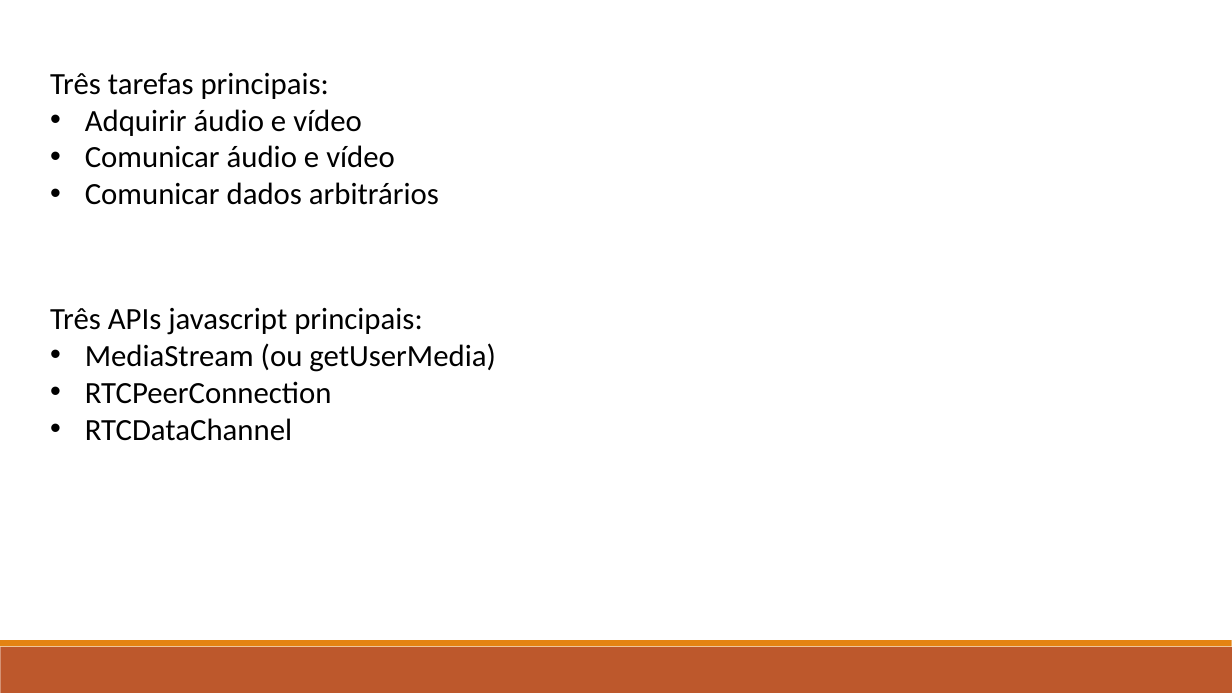
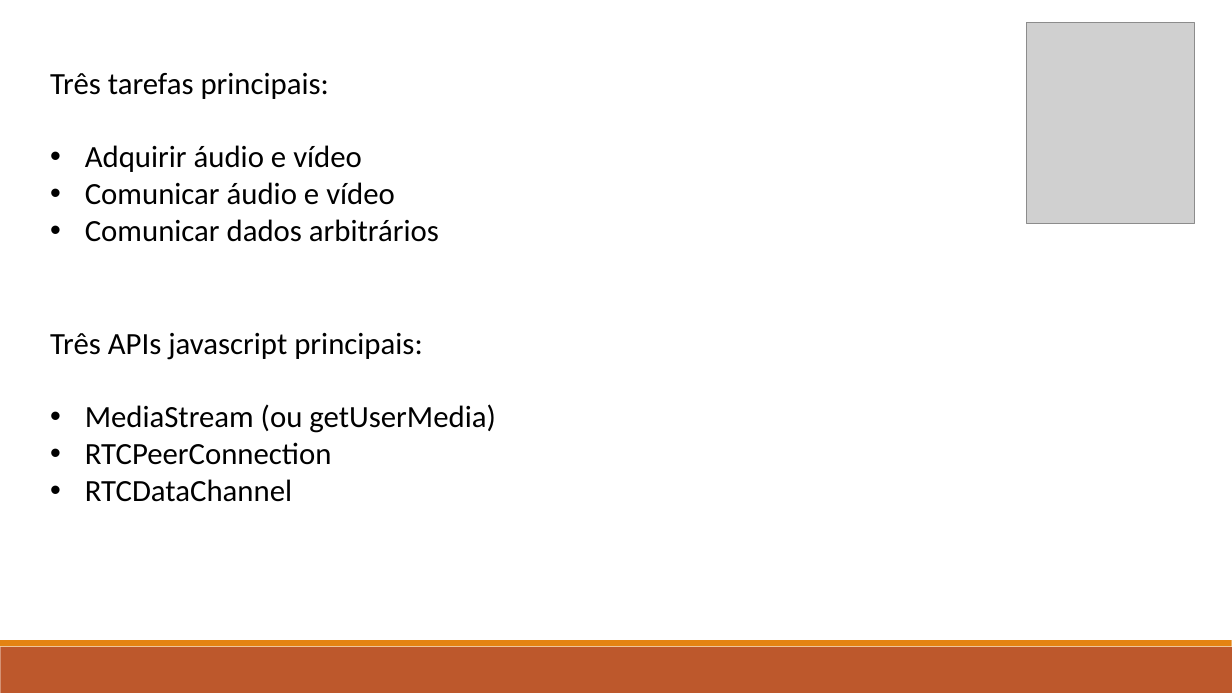
Before and after one commit to marcorlsrodrigues/pwc, a slide deck: slide 5 of WebRTC File Transfer - Marco Rodrigues.pptx (slide 4 before the commit). Drawn at 1232x693 pixels with LibreOffice and Linux fonts; fonts in the diff are those of the drawing; grey boxes stand for pictures. Boxes give left, top, right and bottom in pixels: in the first picture for what was removed or moved away, otherwise in the second. Text is boxed around its words. In the diff, an @@ line names an element or a change of style, - is before the commit and + after.

```diff
--- a/WebRTC File Transfer - Marco Rodrigues.pptx
+++ b/WebRTC File Transfer - Marco Rodrigues.pptx
@@ picture added at (1027,23,1195,224) @@
@@ text "Três tarefas principais:" rewrapped from (50,73,439,205) to (50,73,439,242) @@
@@ text "Três APIs javascript principais:" rewrapped from (50,308,495,441) to (50,333,495,502) @@
```
Also in this commit, not shown: 5 other slides changed, 4 slides added, 4 slides removed, 4 other files.
